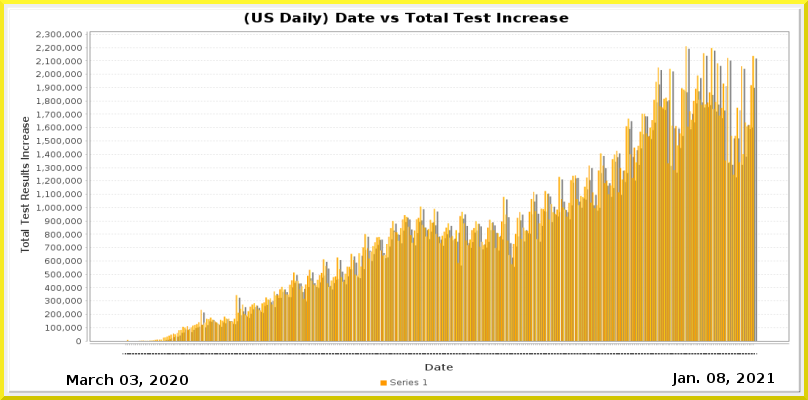
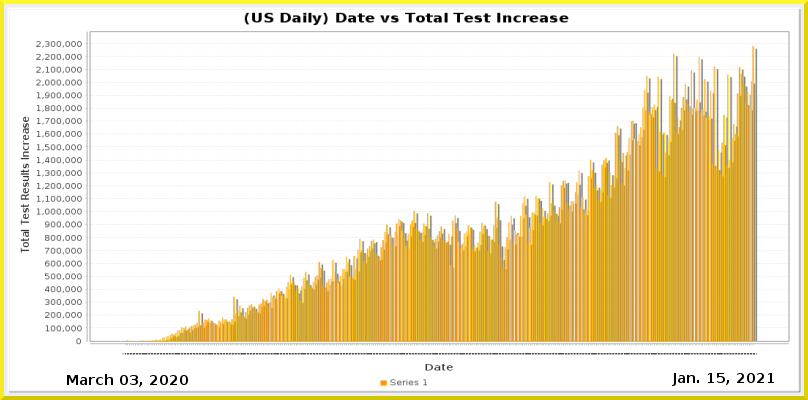
Before/after of a 808 x 400 layered artwork. What changed in the layer stack:
painted on "Current Date" over [707, 373, 725, 383]
painted on "Date_vs_TestIncrease.png" over [36, 31, 788, 355]
